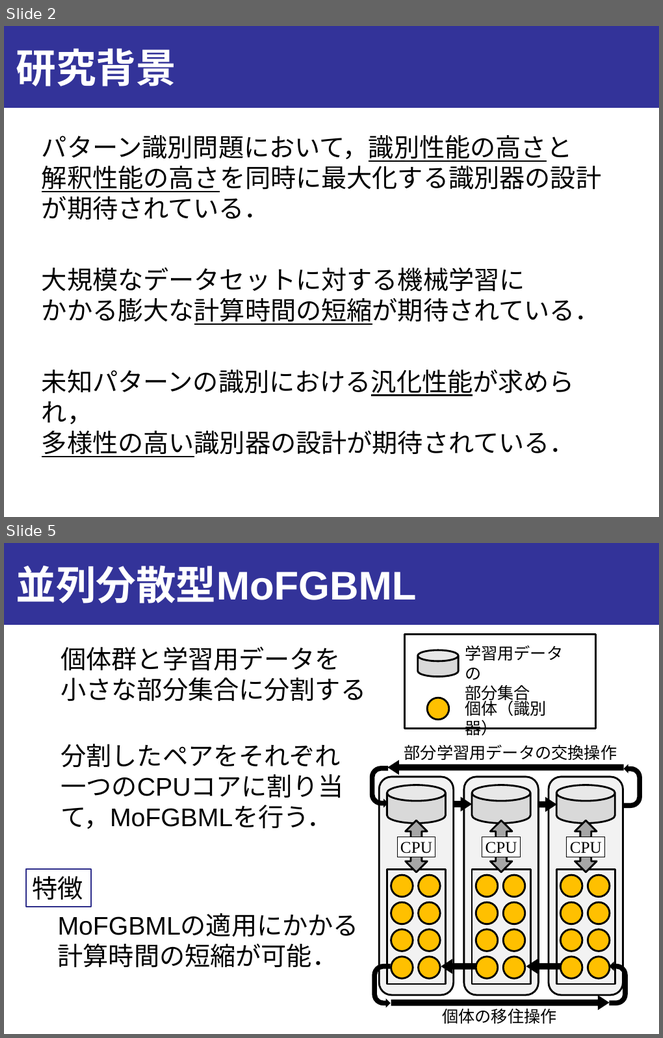
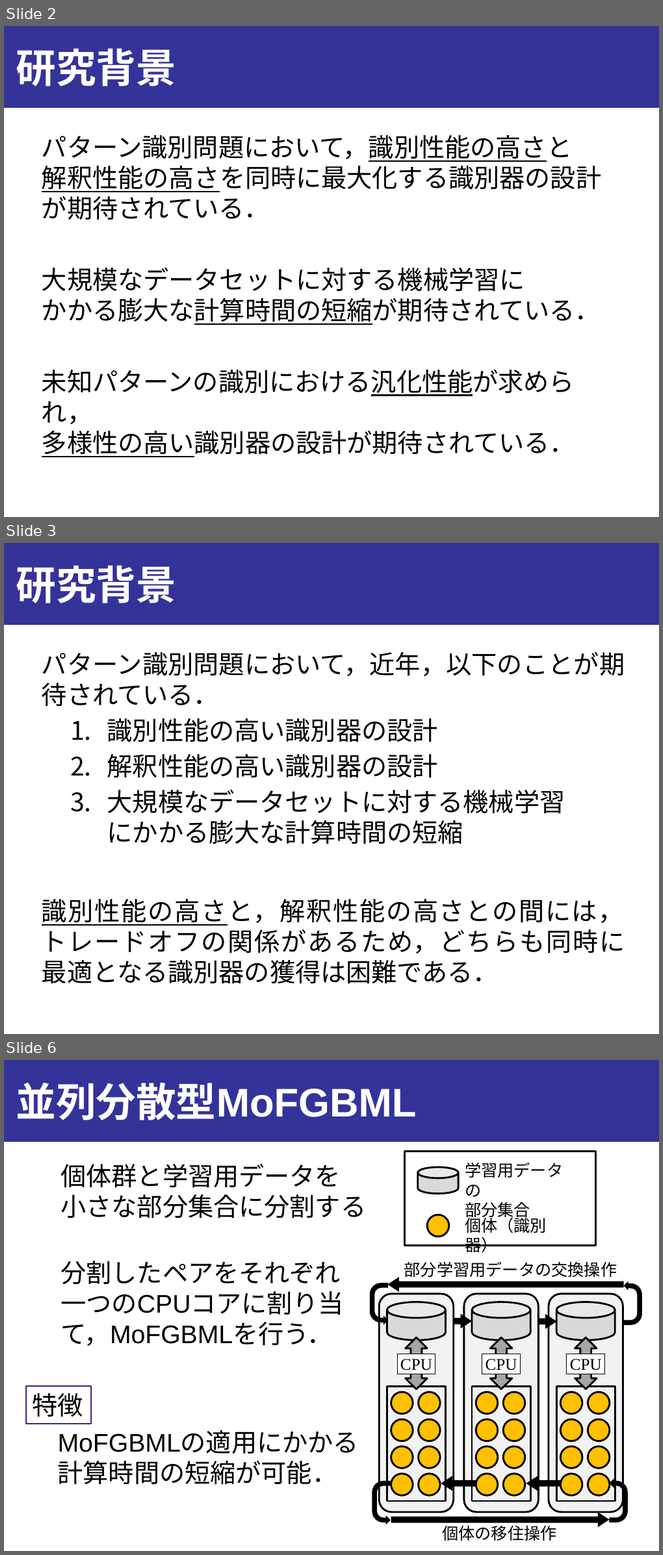
Before and after one commit to onikUone/Junior_slides, a slide deck: Junior_下書き.pptx. Shown one above the other, each under a label of ours: slides 2 and 5 before the commit, slides 2, 3 and 6 after it; the slides between them are not shown. The pictures are 663x1038 and 663x1555 pixels, drawn with LibreOffice and Linux fonts; fonts in the diff are those of the drawing. Boxes give left, top, right and bottom in pixels: in the first picture for what was removed or moved away, otherwise in the second. Text is boxed around its words. In the diff, an @@ line names an element or a change of style, - is before the commit and + after.

```diff
--- a/Junior_下書き.pptx
+++ b/Junior_下書き.pptx
@@ slide 3 added at <box>4,543,659,1034</box>, background #FFFFFF; not listed: 1 template element that a slide beside it also shows @@
@@ title added at <box>16,565,176,603</box>, 44 pt, text #FFFFFF, bold @@
+研究背景
@@ text added at <box>42,652,625,845</box>, 28 pt, text #000000 @@
+パターン識別問題において，近年，以下のことが期待されている．
+  1. 識別性能の高い識別器の設計
+  2. 解釈性能の高い識別器の設計
+  3. 大規模なデータセットに対する機械学習
+     にかかる膨大な計算時間の短縮
@@ text added at <box>42,899,625,984</box>, 28 pt, text #000000 @@
+識別性能の高さと，解釈性能の高さとの間には，
+トレードオフの関係があるため，どちらも同時に最適となる識別器の獲得は困難である．
@@ what was slide 5 is now slide 6 @@
```
Also in this commit, not shown: 1 slide changed, 4 other files.
